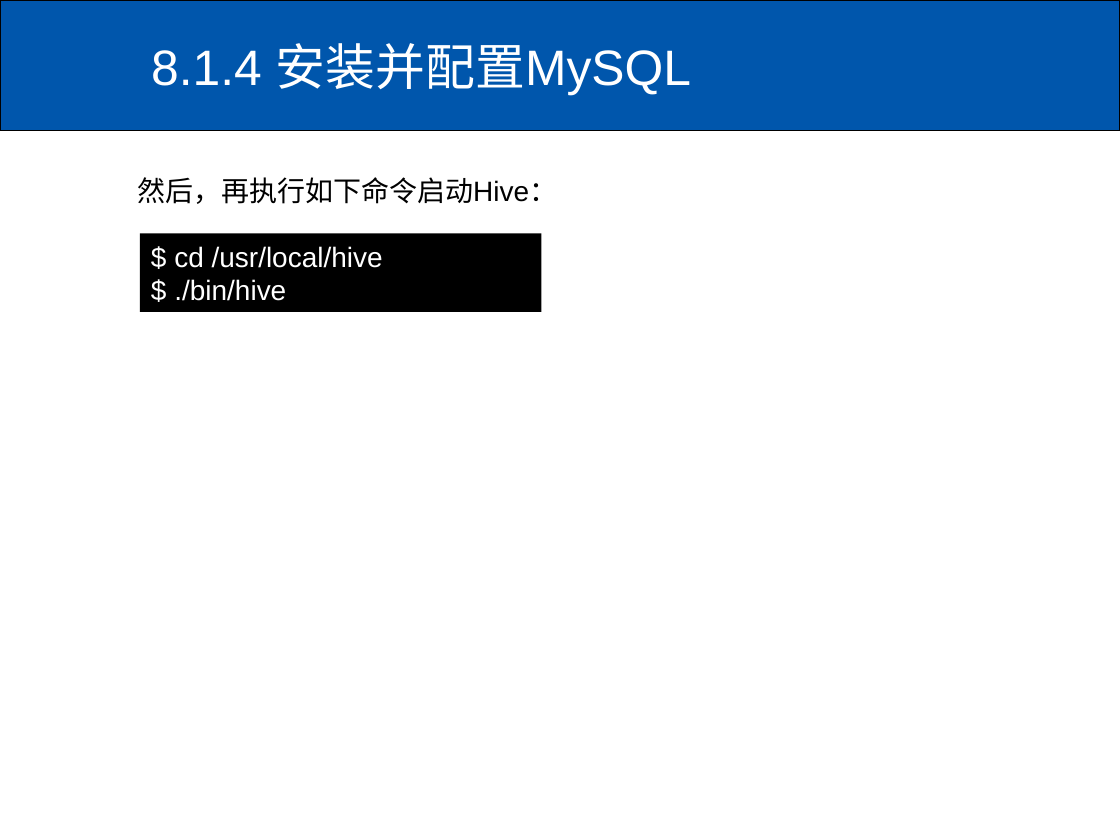
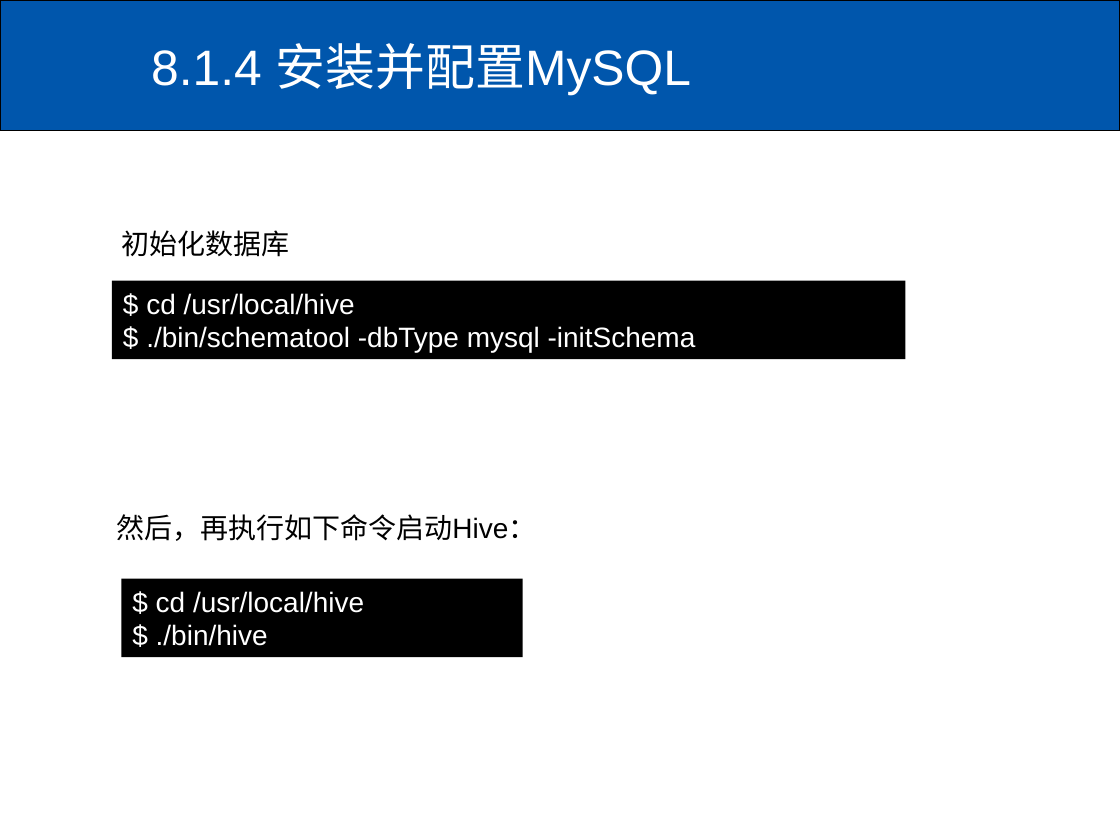
Before and after one commit to SZTU-Courses/IB00030-cloud-computing-2022, a slide deck: slide 11 of exps/exp8-hive/实验8.实验指导书.ppt. Drawn at 1120x840 pixels with LibreOffice and Linux fonts; fonts in the diff are those of the drawing. Boxes give left, top, right and bottom in pixels: in the first picture for what was removed or moved away, otherwise in the second. Text is boxed around its words. In the diff, an @@ line names an element or a change of style, - is before the commit and + after.

Commit message:
bug fix
1. 补充 Hive 初始化 mysql schema 命令，debug 命令
2. 补充 MySQL 8.0 的配置方法在ppt备注
3. 修正部分错误的 HiveQL

```diff
--- a/exps/exp8-hive/实验8.实验指导书.ppt
+++ b/exps/exp8-hive/实验8.实验指导书.ppt
@@ text added at [122, 230, 290, 257], 18 pt, text #000000 @@
+初始化数据库
@@ rectangle "$ cd /usr/local/hive": place and size @@
-rectangle "$ cd /usr/local/hive" at [140, 233, 541, 311]
+rectangle "$ cd /usr/local/hive" at [112, 281, 905, 360]
@@ text in rectangle at [146, 326, 696, 353]: text changed @@
-$ ./bin/hive
+$ ./bin/schematool -dbType mysql -initSchema
@@ text "然后，再执行如下命令启动Hive：": place and size @@
-text "然后，再执行如下命令启动Hive：" at [137, 177, 557, 204]
+text "然后，再执行如下命令启动Hive：" at [116, 514, 536, 541]
@@ rectangle added at [121, 579, 522, 657], fill #000000, 18 pt, text #FFFFFF @@
+$ cd /usr/local/hive
+$ ./bin/hive
```
Also in this commit, not shown: 3 other slides changed.
